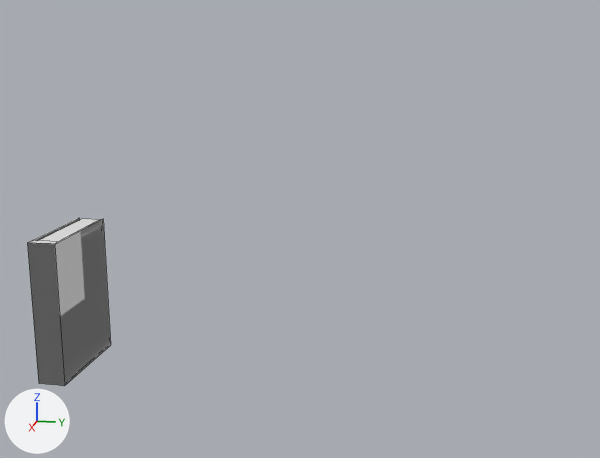
The Blender file Assignments/scenes/Book.blend as it was, and as the next commit left it.
Before and after are seen from a 50 mm lens placed at (4.36, 2.2, 1.67), pointed at (-0.26, 1.27, 0.52). The axes (+X, +Y, +Z) are drawn at lower left. The lights are the same throughout. The first picture is the older version. Mesh edges are drawn as thin lines.

The first picture shows 'Book'.
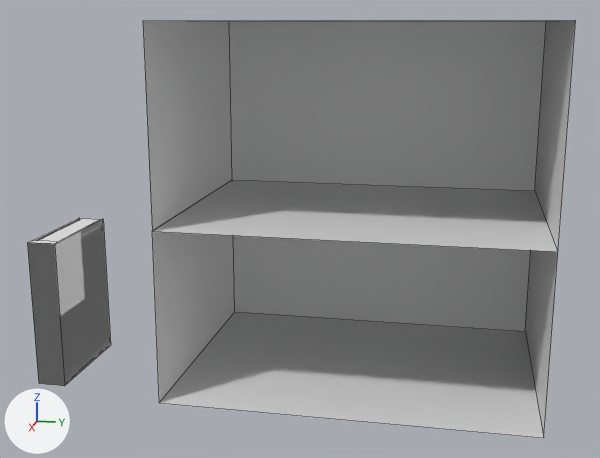
The newer file is also turned or shifted as a whole; pictures and numbers use the older file's frame.

Changed parts and their boxes [x1, y1, x2, y2] in the pictures (600 x 458 px):
'Bookshelf', added: after [143, 20, 576, 438]

What changed in the scene script:
```text
Add me_plane:
    me_plane.from_pydata([(-1.0, -1.0, -0.95), (-1.0, -1.0, 1.05), (-1.0, 1.0, -0.95), (-1.0, 1.0, 1.05), (1.0, -1.0, -0.95), (1.0, -1.0, 1.05), (1.0, 1.0, -0.95), (1.0, 1.0, 1.05), (1.0, -1.0, 0.0), (-1.0, -1.0, 0.0), (-1.0, -1.0, 0.0), (1.0, -1.0, 0.0), (-1.0, 1.0, 0.0), (1.0, 1.0, 0.0)], [], [(0, 1, 3, 2), (2, 3, 7, 6), (9, 0, 4, 8), (8, 5, 1, 0, 9), (2, 6, 4, 0), (7, 3, 1, 5), (10, 11, 13, 12, 9)])
Add ob_bookshelf:
    ob_bookshelf = bpy.data.objects.new('Bookshelf', me_plane)
    ob_bookshelf.location = (-0.306, 1.64, 0.643)
    ob_bookshelf.scale = (0.75, 1.0, 1.0)
```
